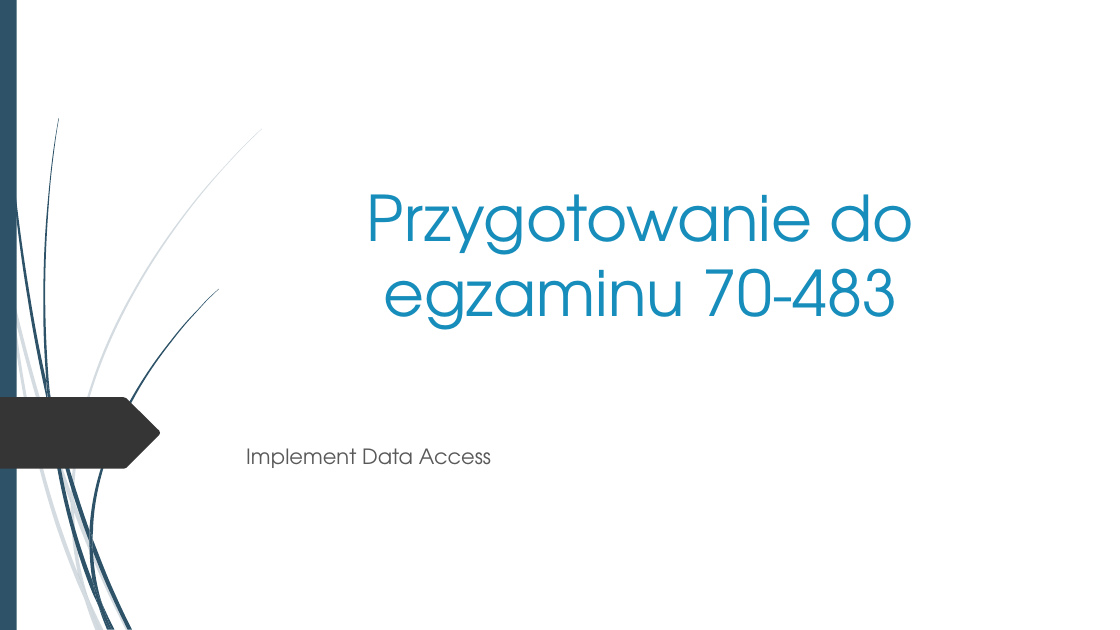
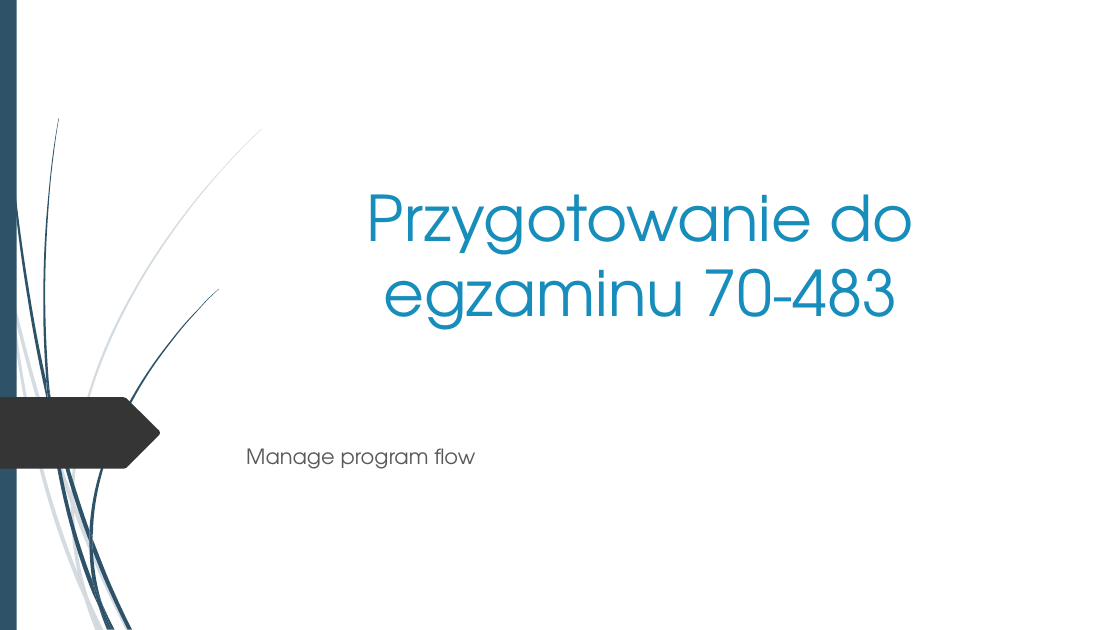
Before and after one commit to krzyzaw/70-483, a slide deck: slide 1 of doc/70-483 Manage program flow.pptx. Drawn at 1120x630 pixels with LibreOffice and Linux fonts; fonts in the diff are those of the drawing. Boxes give left, top, right and bottom in pixels: in the first picture for what was removed or moved away, otherwise in the second. Text is boxed around its words. In the diff, an @@ line names an element or a change of style, - is before the commit and + after.

Commit message:
update pres

```diff
--- a/doc/70-483 Manage program flow.pptx
+++ b/doc/70-483 Manage program flow.pptx
@@ subtitle at bbox=[246, 448, 475, 469]: text changed @@
-Implement Data Access
+Manage program flow
```
